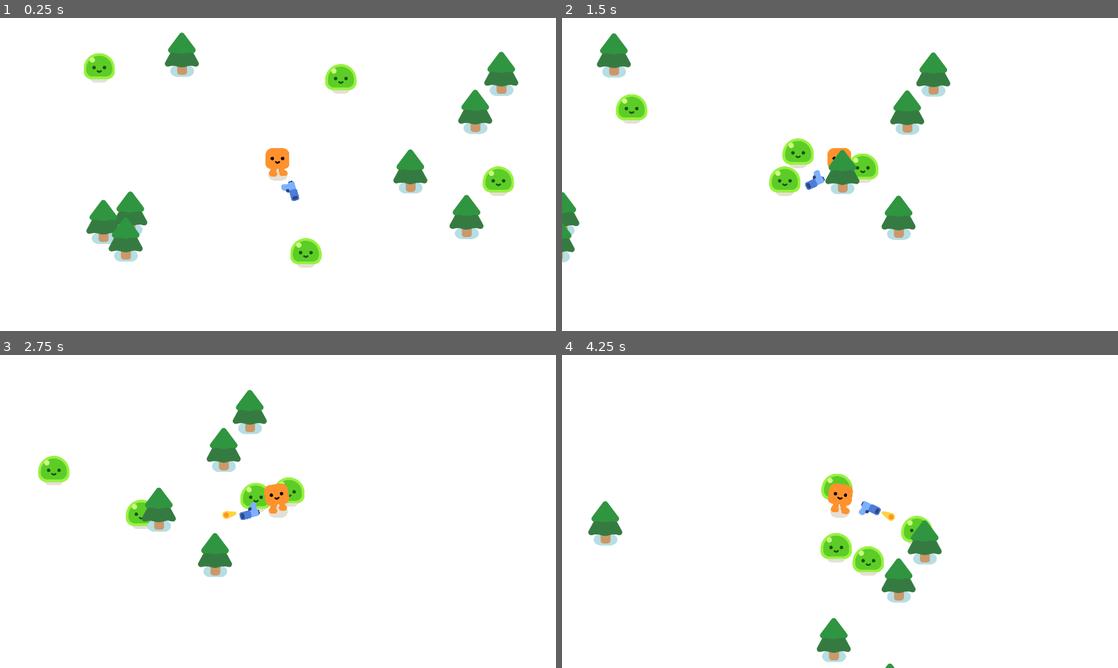
Above: before the commit, frames 1-4 (two rows, left to right).
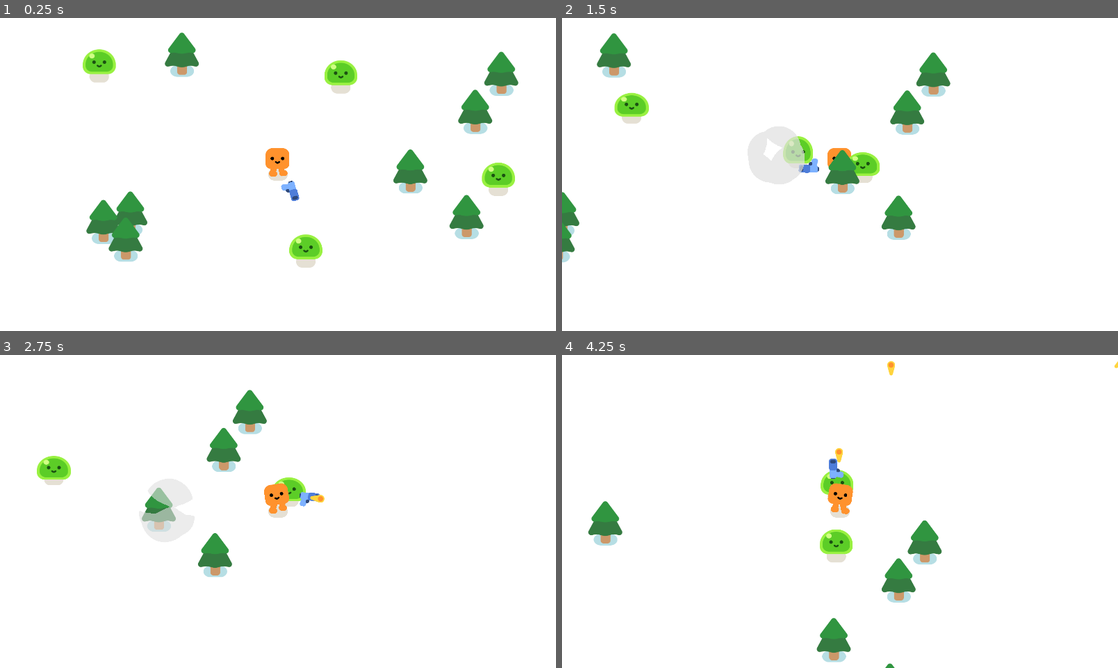
Above: after the commit, the same moments.

Repository: qwertyuiopasdfghjklzxcvbnm1234567890000/Final-Project
Game: Godot game, scene res://survivors_game.tscn
Two runs of this game, one before a commit and one after it. Both use one fixed random seed, a clock stepped at 60 frames per second and the inputs below.
Inputs:
- Up to frame 1 (0.25 s): no input
- Up to frame 2 (1.5 s): hold D (move_right) 0.53-1.28 s; hold S (move_down) from 1.28 s (still down)
- Up to frame 3 (2.75 s): release S (move_down) at 2.03 s; hold D (move_right) from 2.03 s (still down)
- Up to frame 4 (4.25 s): release D (move_right) at 2.78 s; hold W (move_up) 2.78-3.53 s; hold A (move_left) from 3.53 s (still down)

The runs differ from the first frame. In frame 1, 1.3% of the frame differs, in the area x 14-93%, y 10-79%; in frame 2, 1.4%; in frame 3, 1.6%, in the area x 6-59%, y 32-57%; in frame 4, 1.5%.

Commit message:
add health and hurt animation to mobs - complete

Diff:
--- a/mob.gd
+++ b/mob.gd
@@ -1,10 +1,27 @@
 extends CharacterBody2D
 
+var health = 3
 
 @onready var player  = get_node("/root/Game/Player")
+
+
+func _ready():
+	%Slime.play_walk()
 
 
 func _physics_process(delta):
 	var direction = global_position.direction_to(player.global_position)
 	velocity = direction * 300.0
 	move_and_slide()
+
+
+func take_damage():
+	health -= 1
+	%Slime.play_hurt()
+
+	if health == 0:
+		queue_free()
+	const SMOKE_SCENE = preload("res://smoke_explosion/smoke_explosion.tscn")
+	var smoke = SMOKE_SCENE.instantiate()
+	get_parent().add_child(smoke)
+	smoke.global_position = global_position
--- a/mob.tscn
+++ b/mob.tscn
@@ -12,6 +12,7 @@
 script = ExtResource("1_2pdcd")
 
 [node name="Slime" parent="." instance=ExtResource("1_x4f7b")]
+unique_name_in_owner = true
 
 [node name="CollisionShape2D" type="CollisionShape2D" parent="."]
 position = Vector2(0, -29)
